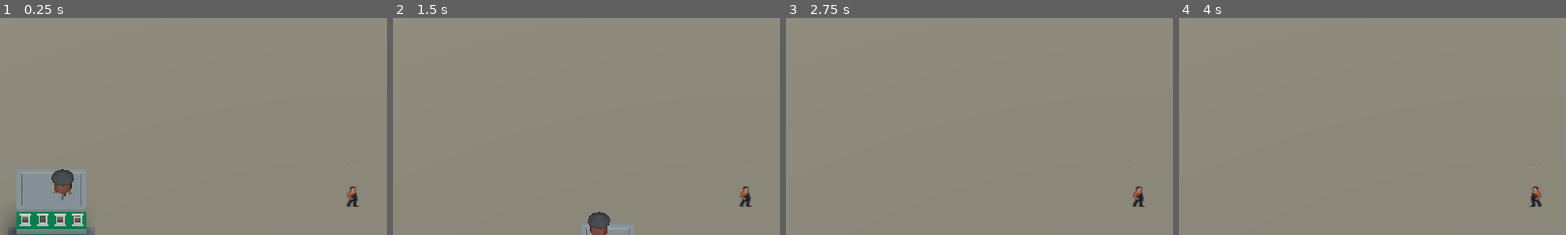
Above: before the commit, frames 1-4 (left to right).
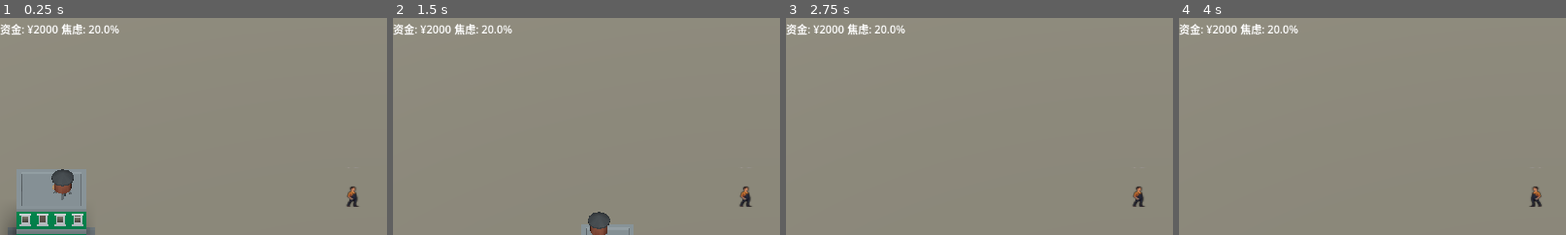
Above: after the commit, the same moments.

Repository: robertzq/project-refactor
Game: Godot game, scene res://_Scenes/MainWorld.tscn
Two runs of this game, one before a commit and one after it. Both use one fixed random seed, a clock stepped at 60 frames per second and the inputs below.
Inputs:
- Up to frame 1 (0.25 s): no input
- Up to frame 2 (1.5 s): tap Enter at 0.5 s; hold Right (ui_right) 0.53-1.28 s; hold Down (ui_down) from 1.28 s (still down)
- Up to frame 3 (2.75 s): release Down (ui_down) at 2.03 s; hold Right (ui_right) from 2.03 s (still down)
- Up to frame 4 (4 s): release Right (ui_right) at 2.78 s; hold Up (ui_up) 2.78-3.53 s; tap Space at 3.5 s; hold Left (ui_left) from 3.53 s (still down)
The pictures show only the part of the screen within x 0-50%, y 0-50%; the shares and areas given below are measured in that part.

The runs differ from the first frame. In frame 1, 0.7% of the frame differs, in the area x 0-31%, y 2-9%; in frame 2, 0.7%; in frame 3, 0.7%; in frame 4, 0.7%.

Commit message:
修改数值

Diff:
--- a/Data/events_chapter1.csv
+++ b/Data/events_chapter1.csv
@@ -3,7 +3,7 @@
 EVT_101,买电脑抉择,MONEY,0,0,-5000,0,"主线:A选项花费大但清空焦虑;B选项留性能Debuff"
 EVT_105,富哥生日宴,MONEY,20,40,-300,0,"社交:富人无压;穷人高敏感暴击"
 EVT_106,破碎的丝袜,EGO,30,0,0,0,"演出:A敏感暴击;C加野心(Pride+1)"
-EVT_108,机房通宵,WORK,0,50,0,20,"避难所:穷人触发时焦虑大幅降低(-15)，高沉淀"
+EVT_108,机房通宵,STUDY,-15,20,0,5,"避难所:沉浸在代码世界里，外界的噪音消失了。焦虑大幅降低(-15)，获得沉淀值"
 EVT_109,炒面摊偶遇,GENERAL,0,10,-7,0,"治愈:打破滤镜，大幅降焦虑(-25)，心气+1"
 EVT_201,Xuan的奖学金,EGO,15,20,0,0,"盲区:富人无感;穷人去蹭饭会掉自尊(Pride-3)"
 EVT_202,Wula的诱惑,GENERAL,0,100,200,0,"陷阱:放弃沉淀，换取金钱+焦虑清零，获逃课标签"
--- a/_Scenes/UI_Event.tscn
+++ b/_Scenes/UI_Event.tscn
@@ -16,29 +16,42 @@
 
 [node name="Background" type="ColorRect" parent="Control"]
 layout_mode = 0
-offset_right = 268.0
-offset_bottom = 75.0
+offset_right = 284.0
+offset_bottom = 95.0
 color = Color(0.0035191667, 0.0035191681, 0.0035191672, 1)
 
 [node name="Panel" type="Panel" parent="Control"]
 layout_mode = 0
-offset_right = 270.0
-offset_bottom = 76.0
+offset_right = 283.0
+offset_bottom = 96.0
 
 [node name="Label" type="Label" parent="Control/Panel"]
 layout_mode = 0
-offset_top = -1.0
+offset_top = 25.0
 offset_right = 40.0
-offset_bottom = 22.0
+offset_bottom = 48.0
 text = "111"
 
 [node name="Button" type="Button" parent="Control/Panel"]
 process_mode = 3
 layout_mode = 0
-offset_left = 88.0
-offset_top = 41.0
-offset_right = 138.0
-offset_bottom = 72.0
-text = "Close"
+offset_left = 217.0
+offset_top = 64.0
+offset_right = 267.0
+offset_bottom = 95.0
+text = "关闭"
+
+[node name="StatsPanel" type="HBoxContainer" parent="."]
+offset_top = 1.0
+offset_right = 174.0
+offset_bottom = 31.0
+
+[node name="MoneyLabel" type="Label" parent="StatsPanel"]
+layout_mode = 2
+text = "Money: $0"
+
+[node name="AnxietyLabel" type="Label" parent="StatsPanel"]
+layout_mode = 2
+text = "Anxiety: 0%"
 
 [connection signal="pressed" from="Control/Panel/Button" to="." method="_on_button_pressed"]
--- a/_Scripts/ui_event.gd
+++ b/_Scripts/ui_event.gd
@@ -3,21 +3,64 @@
 @onready var content_label = $Control/Panel/Label
 @onready var panel_root = $Control
 
+# 引用刚才新建的两个 Label
+@onready var money_label = $StatsPanel/MoneyLabel
+@onready var anxiety_label = $StatsPanel/AnxietyLabel
+
+# 当前正在处理的事件数据 (临时存一下)
+var current_event_data = {}
+
 func _ready():
-	# 游戏开始时先隐藏界面
 	panel_root.visible = false
+	update_hud() # 游戏开始时刷新一次
 
-# 这个函数给 Player 调用
-# 修改 show_event_popup 函数，接收字典而不是字符串
+func _process(delta):
+	# 偷懒写法：每一帧都刷新显示（MVP阶段没问题）
+	# 这样只要 Global 里的数值变了，界面马上就变
+	update_hud()
+
+func update_hud():
+	money_label.text = "资金: ¥" + str(Global.stats["money"])
+	# 焦虑值保留一位小数
+	anxiety_label.text = "焦虑: " + str(snapped(Global.stats["anxiety"], 0.1)) + "%"
+
+# 显示弹窗 (修改版：我们要把 event_data 存下来)
 func show_event_popup(event_data: Dictionary):
+	current_event_data = event_data # 存起来，一会儿结算用！
+
 	content_label.text = event_data["description"]
 
-	# 3. (进阶) 如果有选项，这里可以动态生成按钮...
-	# 目前 MVP 先只显示文本
+	# 这里可以加个逻辑：显示事件带来的预览后果 (可选)
+	# content_label.text += "\n\n(预计: 资金 " + str(event_data["money_change"]) + ")"
+
 	panel_root.visible = true
-	get_tree().paused = true # 暂停游戏，防止玩家乱跑
+	get_tree().paused = true
 
 func _on_button_pressed():
-	# 点击按钮关闭
+	# --- 核心修改：在这里结算数值！---
+	apply_event_effects()
+
 	panel_root.visible = false
 	get_tree().paused = false
+
+# 新增：结算函数
+func apply_event_effects():
+	if current_event_data.is_empty():
+		return
+
+	# 1. 扣钱/加钱
+	var money_change = current_event_data.get("money_change", 0)
+	Global.stats["money"] += money_change
+
+	# 2. 焦虑/压力变化 (CSV里叫 base_stress)
+	var stress_change = current_event_data.get("base_stress", 0)
+	Global.stats["anxiety"] += stress_change
+
+	# 3. 沉淀值变化
+	var settlement_change = current_event_data.get("settlement_change", 0)
+	Global.stats["settlement"] += settlement_change
+
+	print("结算完成：资金变动 ", money_change, " 焦虑变动 ", stress_change)
+
+	# 清空当前事件
+	current_event_data = {}
Binary file changed: Data/events_chapter1.APCost.translation
Binary file changed: Data/events_chapter1.BaseStress.translation
Binary file changed: Data/events_chapter1.Notes.translation
Binary file changed: Data/events_chapter1.SettlementChange.translation
Binary file changed: Data/events_chapter1.Type.translation
